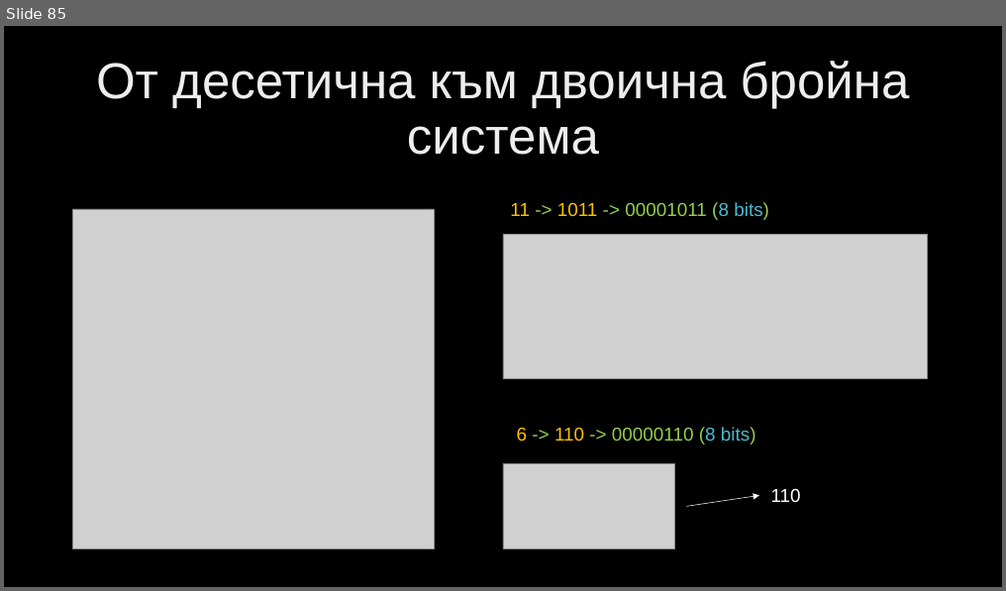
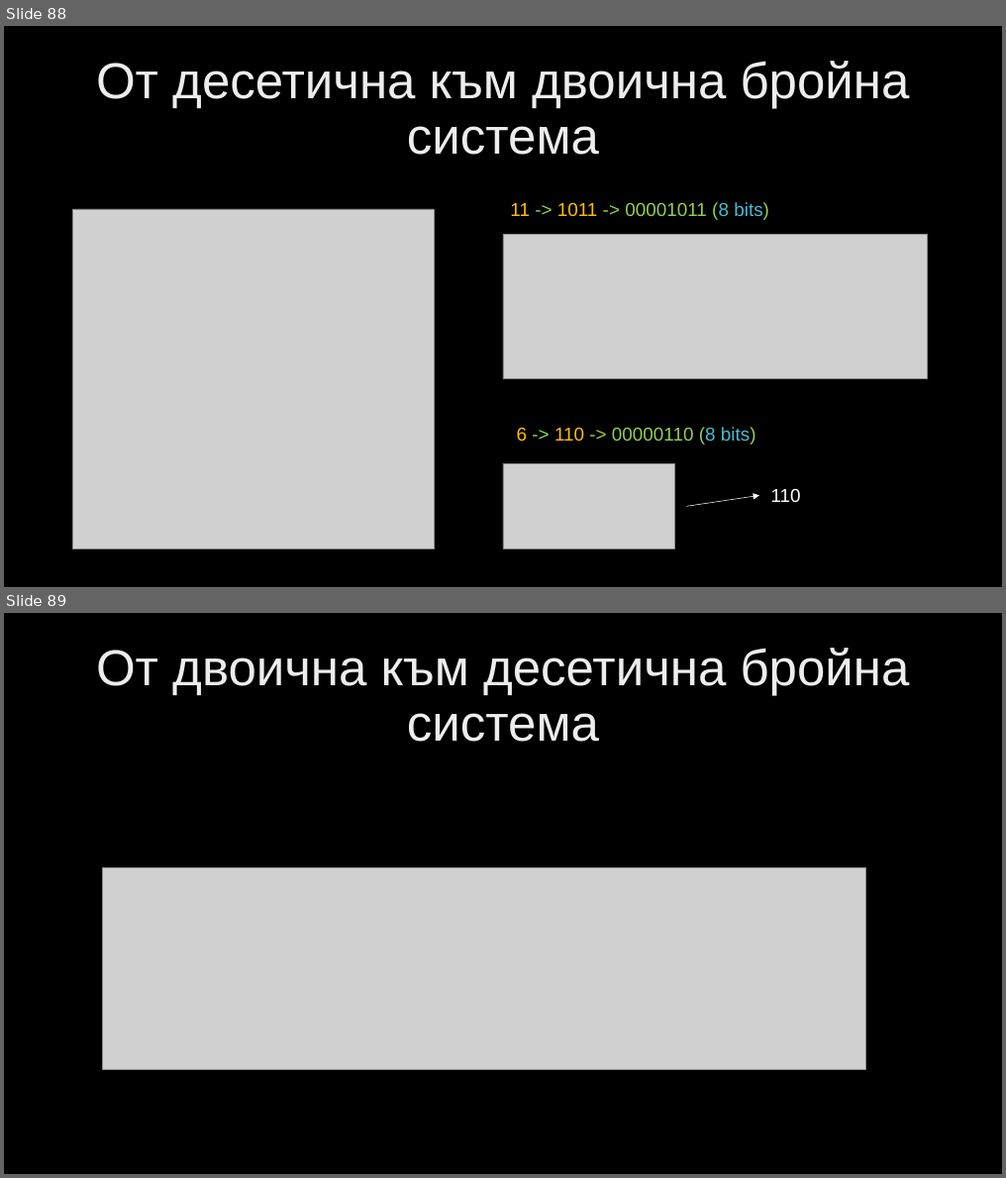
Before and after one commit to velizar92/CSharp-Programming-Presentations, a slide deck: C# Intermediate.pptx. Shown one above the other, each under a label of ours: slide 85 before the commit, slides 88 and 89 after it. The pictures are 1006x591 and 1006x1178 pixels, drawn with LibreOffice and Linux fonts; fonts in the diff are those of the drawing; grey boxes stand for pictures; background and template pictures are left out. Boxes give left, top, right and bottom in pixels: in the first picture for what was removed or moved away, otherwise in the second. Text is boxed around its words. In the diff, an @@ line names an element or a change of style, - is before the commit and + after.

```diff
--- a/C# Intermediate.pptx
+++ b/C# Intermediate.pptx
@@ slide 89 added at (4,613,1002,1174), background picture (left out) @@
@@ title added at (96,648,910,742), 48.6 pt, text gradient #BFBFBF to #EDEDED to #FFFFFF @@
+От двоична към десетична бройна система
@@ picture added at (102,868,865,1069) @@
@@ what was slide 85 is now slide 88 @@
```
Also in this commit, not shown: 5 other slides added.
